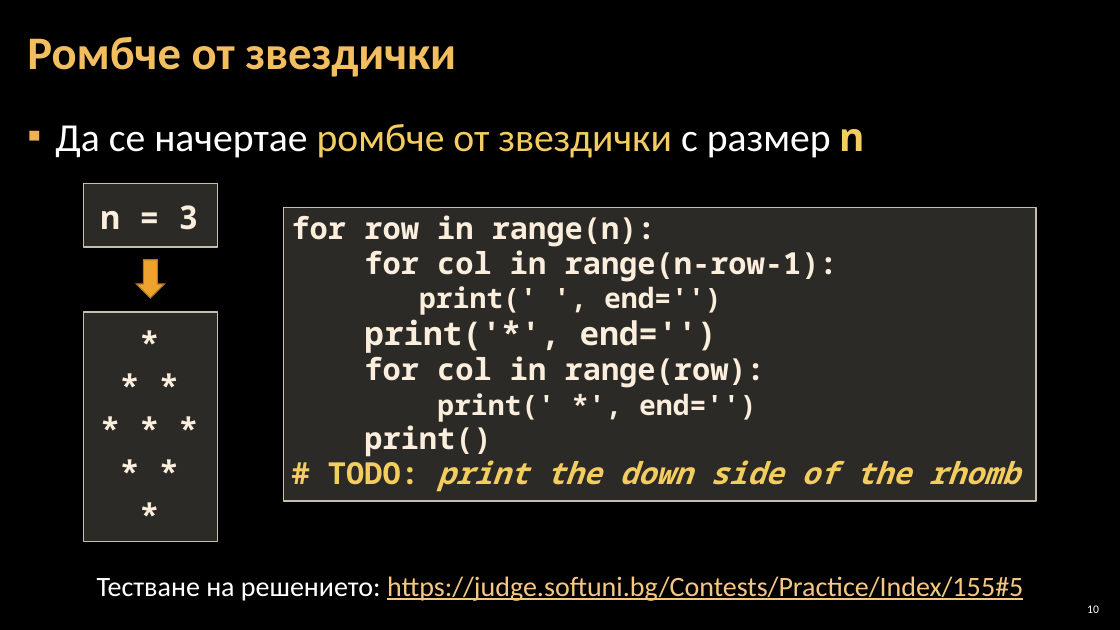
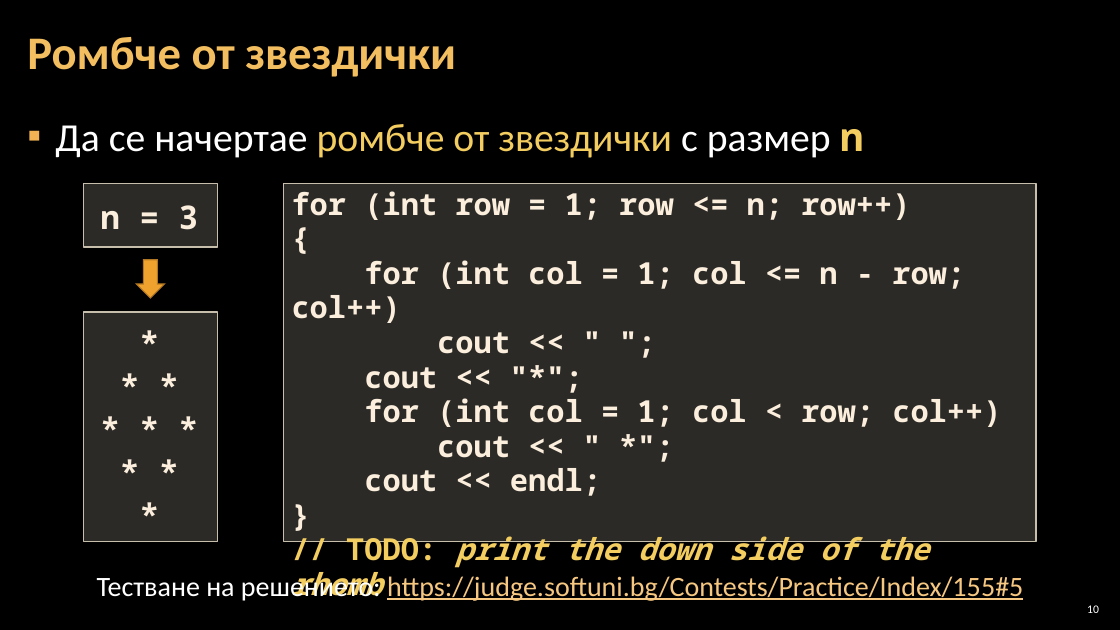
Before and after one commit to Software-University/C-plus-plus, a slide deck: slide 10 of 6. Drawing-with-Loops/6. Drawing-with-Loops.pptx. Drawn at 1120x630 pixels with LibreOffice and Linux fonts; fonts in the diff are those of the drawing; background and template pictures are left out. Boxes give left, top, right and bottom in pixels: in the first picture for what was removed or moved away, otherwise in the second. Text is boxed around its words. In the diff, an @@ line names an element or a change of style, - is before the commit and + after.

```diff
--- a/6. Drawing-with-Loops/6. Drawing-with-Loops.pptx
+++ b/6. Drawing-with-Loops/6. Drawing-with-Loops.pptx
@@ rectangle "for (int row = 1; ...": place and size @@
-rectangle "for (int row = 1; ..." at <box>283,208,1036,501</box>
+rectangle "for (int row = 1; ..." at <box>283,183,1036,541</box>
@@ text in rectangle at <box>292,191,1001,597</box>: text changed @@
-for row in range(n):
-for col in range(n-row-1):
-print(' ', end='')
-print('*', end='')
-for col in range(row):
-print(' *', end='')
-print()
-# TODO: print the down side of the rhomb
+for (int row = 1; row <= n; row++)
+{
+for (int col = 1; col <= n - row; col++)
+cout << " ";
+cout << "*";
+for (int col = 1; col < row; col++)
+cout << " *";
+cout << endl;
+}
+// TODO: print the down side of the rhomb
```
Also in this commit, not shown: 15 other slides changed.
